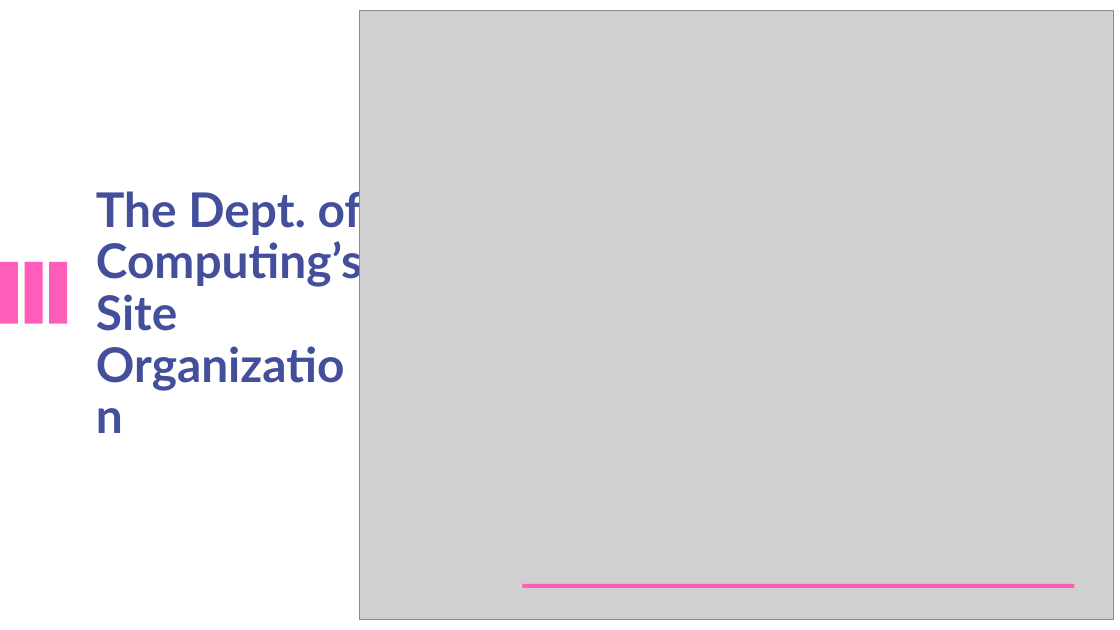
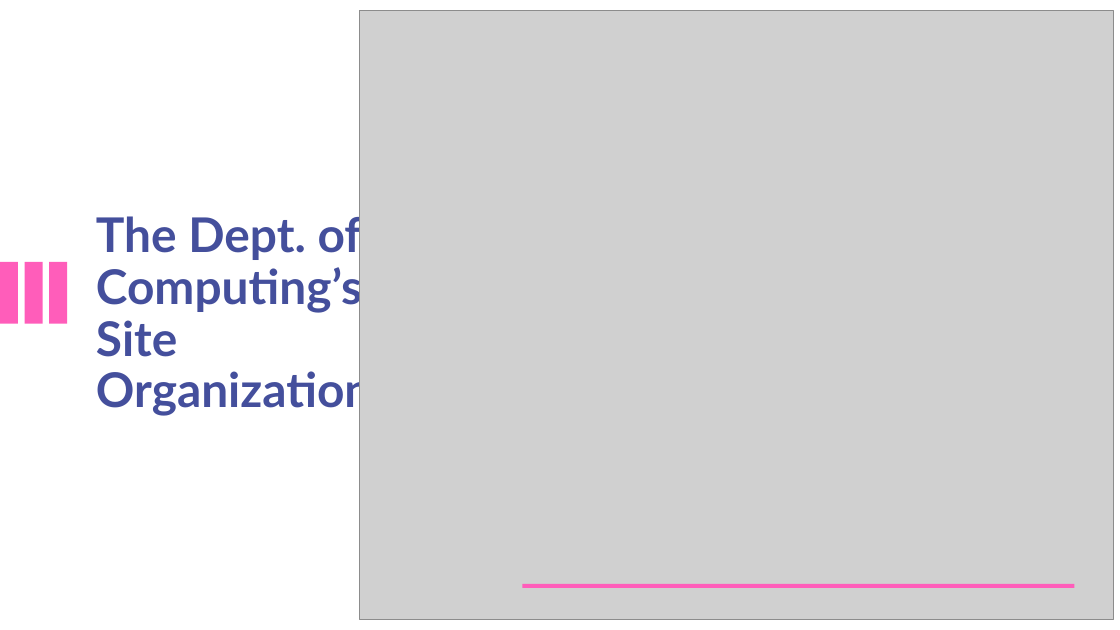
Before and after one commit to haasr/1210-stuff, a slide deck: slide 39 of downloads/8-HTML5-Semantics-WDLC.pptx. Drawn at 1120x630 pixels with LibreOffice and Linux fonts; fonts in the diff are those of the drawing; grey boxes stand for pictures. Boxes give left, top, right and bottom in pixels: in the first picture for what was removed or moved away, otherwise in the second. Text is boxed around its words. In the diff, an @@ line names an element or a change of style, - is before the commit and + after.

```diff
--- a/downloads/8-HTML5-Semantics-WDLC.pptx
+++ b/downloads/8-HTML5-Semantics-WDLC.pptx
@@ title "The Dept. of Computing’s Site ..." rewrapped from <box>96,185,362,331</box> to <box>96,211,372,417</box> @@
```
Also in this commit, not shown: 3 other slides changed.
